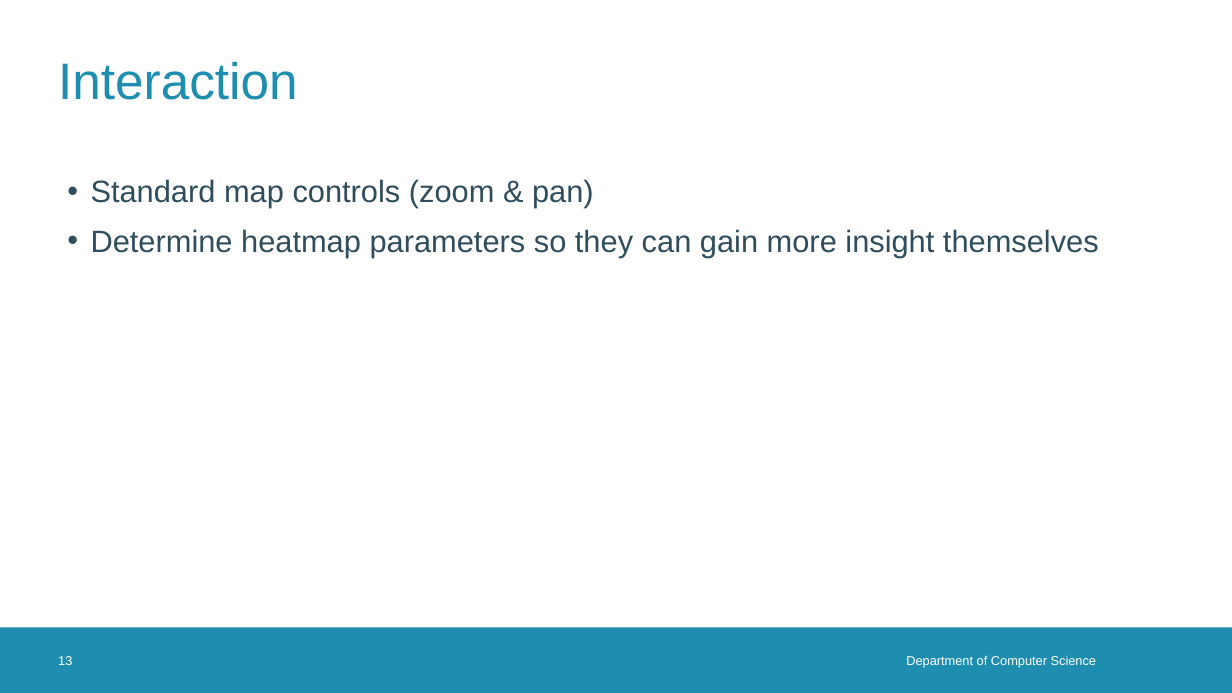
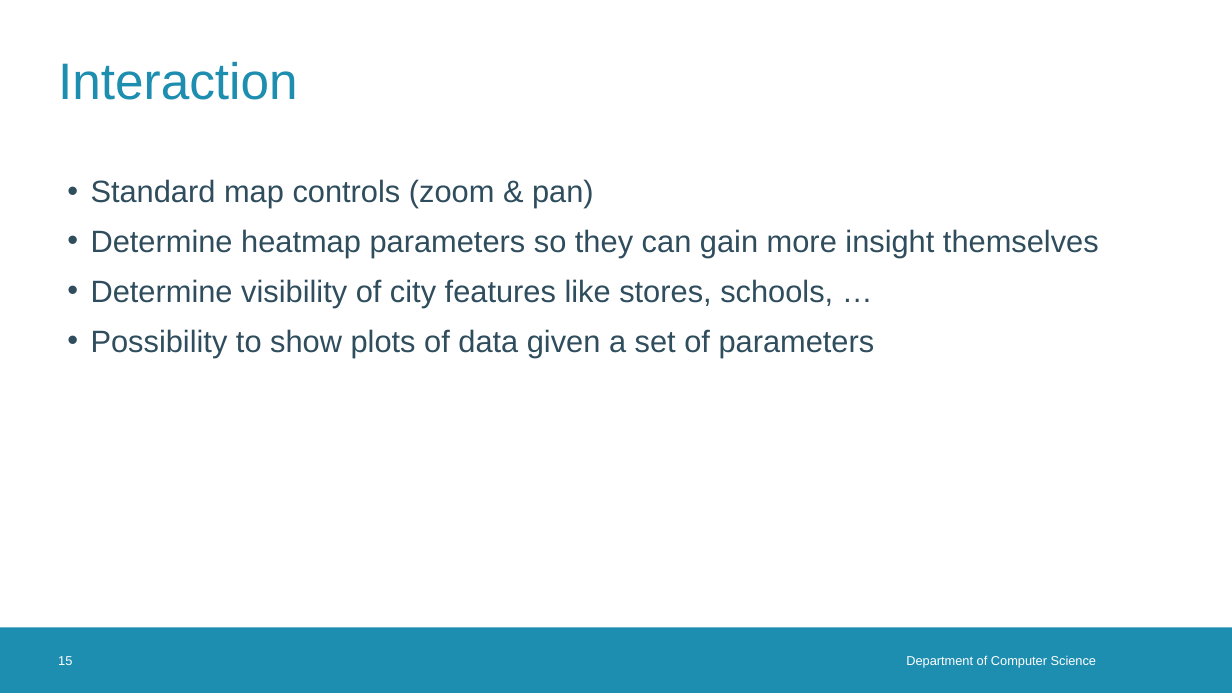
Before and after one commit to MidasLamb/IV, a slide deck: slide 15 of Presentations/infovis intermediate presentation.pptx (slide 13 before the commit). Drawn at 1232x693 pixels with LibreOffice and Linux fonts; fonts in the diff are those of the drawing; background and template pictures are left out. Boxes give left, top, right and bottom in pixels: in the first picture for what was removed or moved away, otherwise in the second. Text is boxed around its words. In the diff, an @@ line names an element or a change of style, - is before the commit and + after.

Commit message:
edited presentation

```diff
--- a/Presentations/infovis intermediate presentation.pptx
+++ b/Presentations/infovis intermediate presentation.pptx
@@ text at (x1=91, y1=279, x2=875, y2=357): paragraphs added @@
+• Determine visibility of city features like stores, schools, …
+• Possibility to show plots of data given a set of parameters
@@ page number at (x1=58, y1=656, x2=72, y2=665): text changed @@
-13
+15
```
Also in this commit, not shown: 4 other slides changed, 2 slides added.
